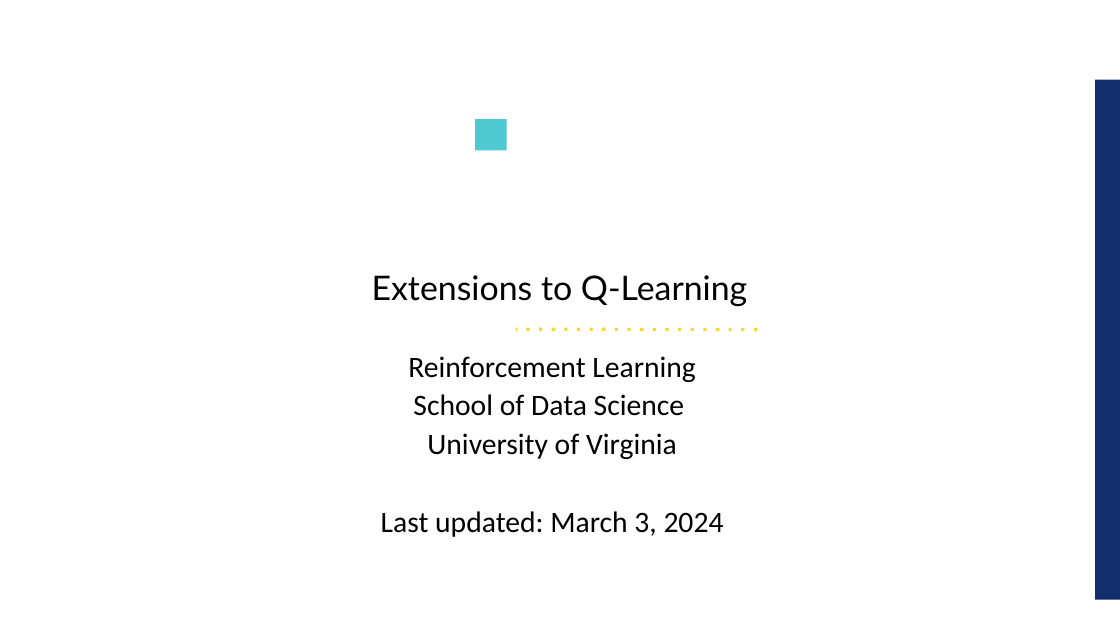
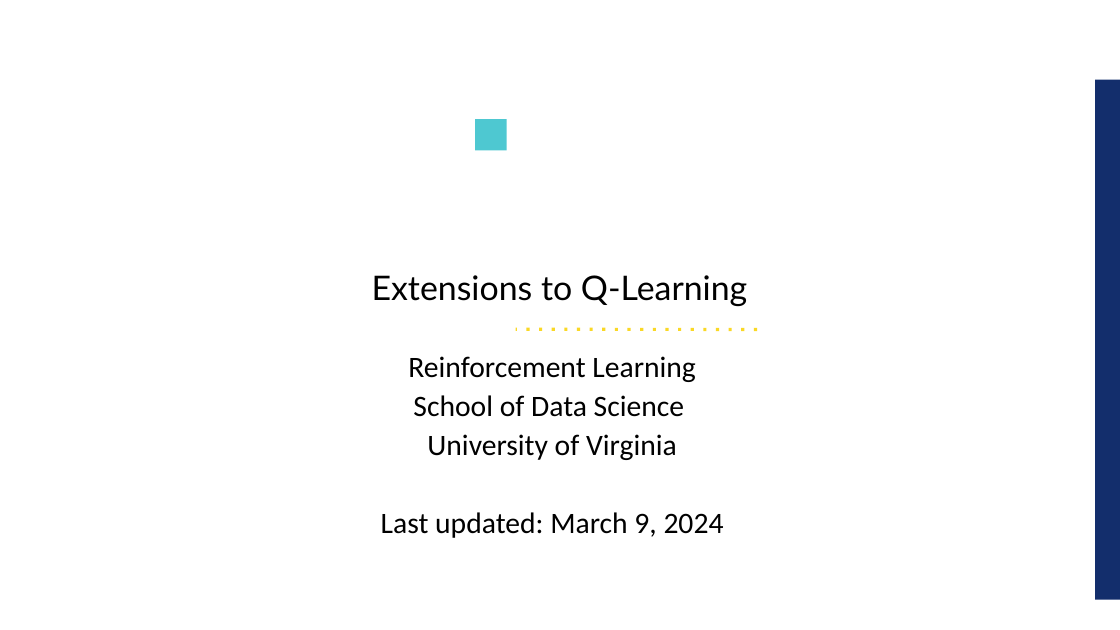
Before and after one commit to UVADS/reinforcement_learning, a slide deck: slide 1 of 06_deep_q_networks_extensions/dqn_extensions.ppt. Drawn at 1120x630 pixels with LibreOffice and Linux fonts; fonts in the diff are those of the drawing; background and template pictures are left out. Boxes give left, top, right and bottom in pixels: in the first picture for what was removed or moved away, otherwise in the second. Text is boxed around its words. In the diff, an @@ line names an element or a change of style, - is before the commit and + after.

```diff
--- a/06_deep_q_networks_extensions/dqn_extensions.ppt
+++ b/06_deep_q_networks_extensions/dqn_extensions.ppt
@@ text at [381,512,724,538]: text changed @@
-Last updated: March 3, 2024
+Last updated: March 9, 2024
```
Also in this commit, not shown: 1 other slide changed, 1 other file.
